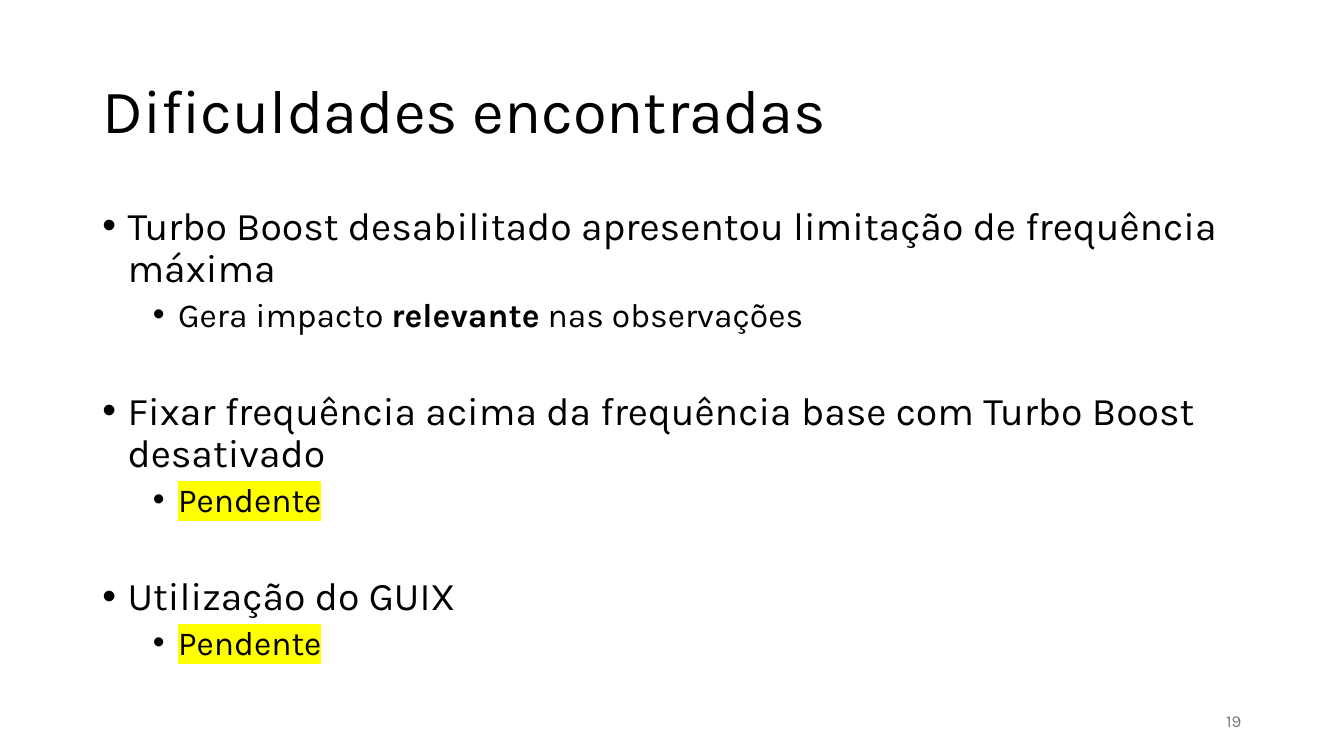
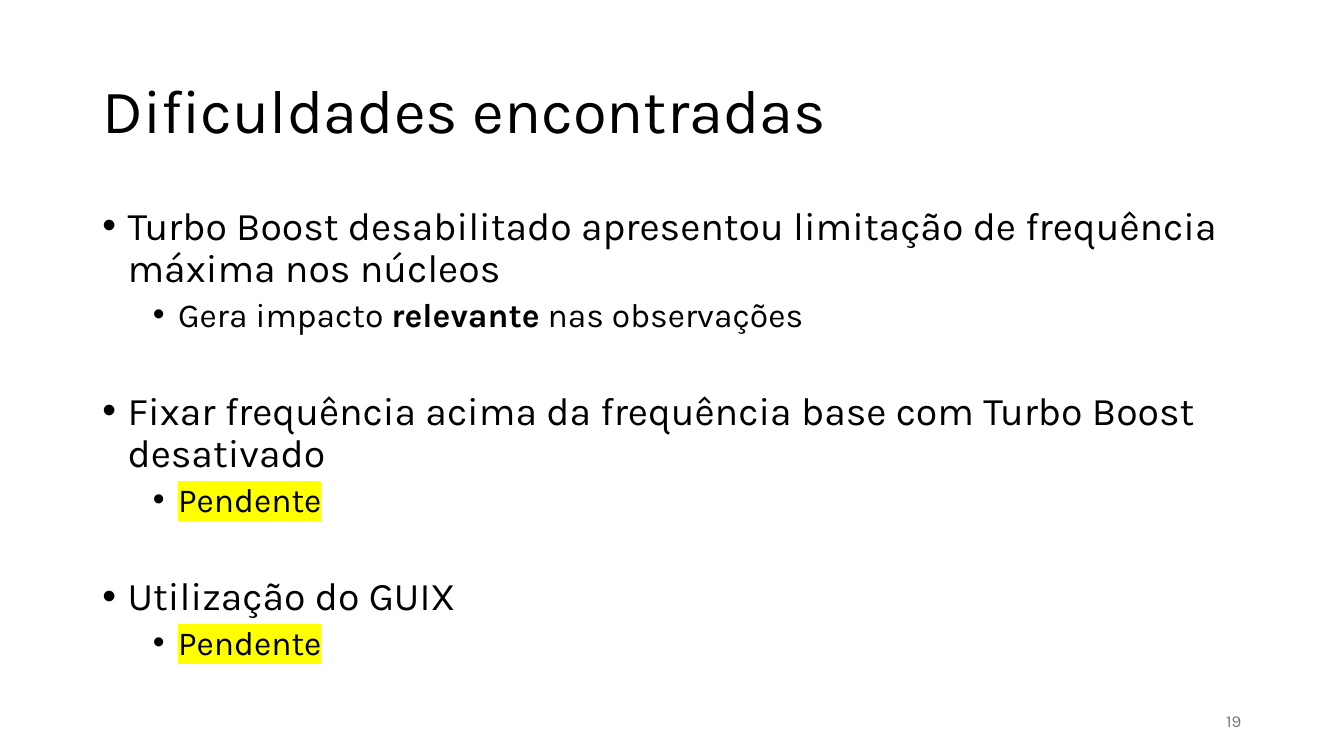
Before and after one commit to jlggross/TF-cmp223, a slide deck: slide 19 of 02-Parcial/02-Parcial-Apresentacao.pptx. Drawn at 1344x756 pixels with LibreOffice and Linux fonts; fonts in the diff are those of the drawing. Boxes give left, top, right and bottom in pixels: in the first picture for what was removed or moved away, otherwise in the second. Text is boxed around its words. In the diff, an @@ line names an element or a change of style, - is before the commit and + after.

```diff
--- a/02-Parcial/02-Parcial-Apresentacao.pptx
+++ b/02-Parcial/02-Parcial-Apresentacao.pptx
@@ text at box(128, 211, 1216, 283): text changed @@
-• Turbo Boost desabilitado apresentou limitação de frequência máxima
+• Turbo Boost desabilitado apresentou limitação de frequência máxima nos núcleos
```
Also in this commit, not shown: 10 other slides changed, 1 other file.
